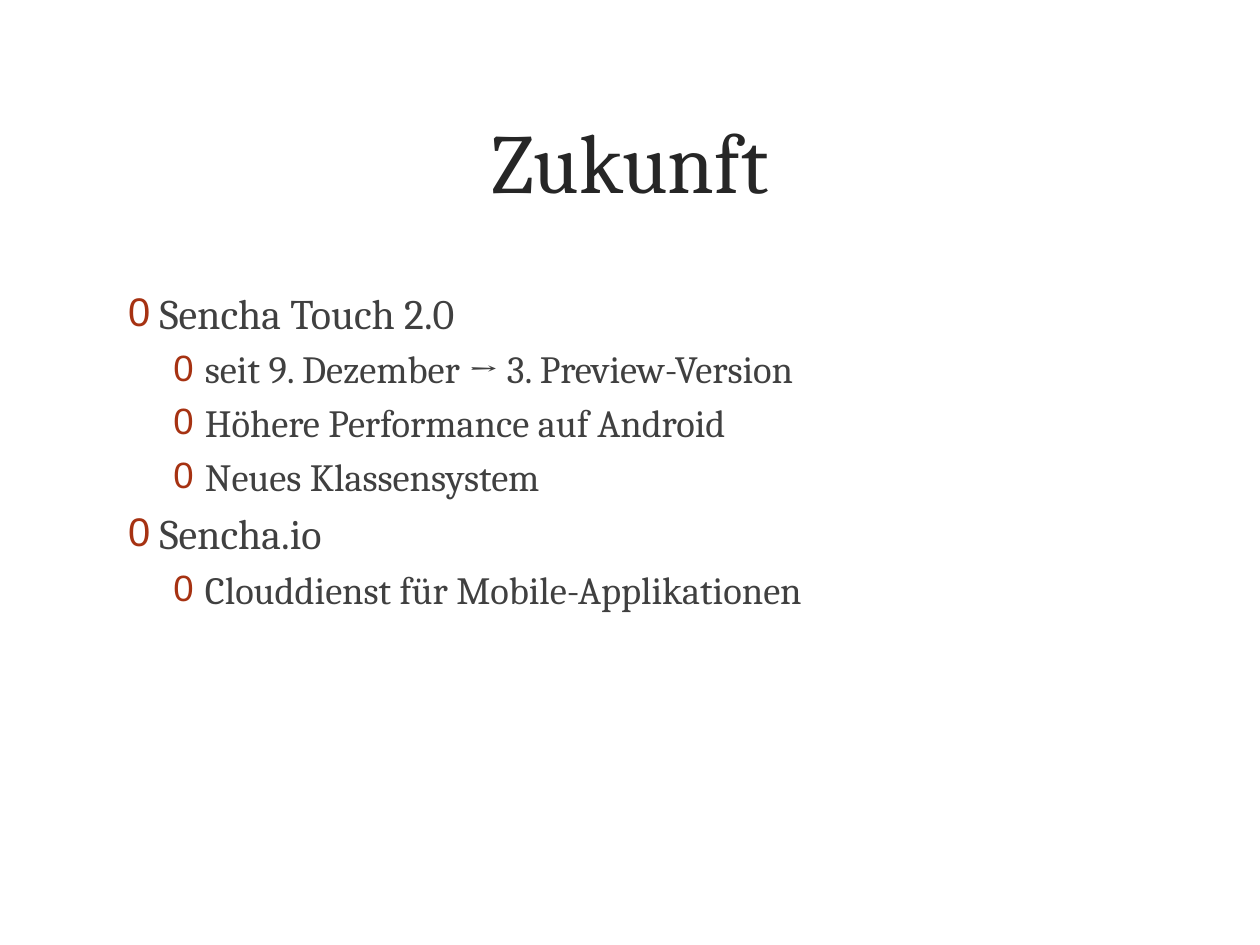
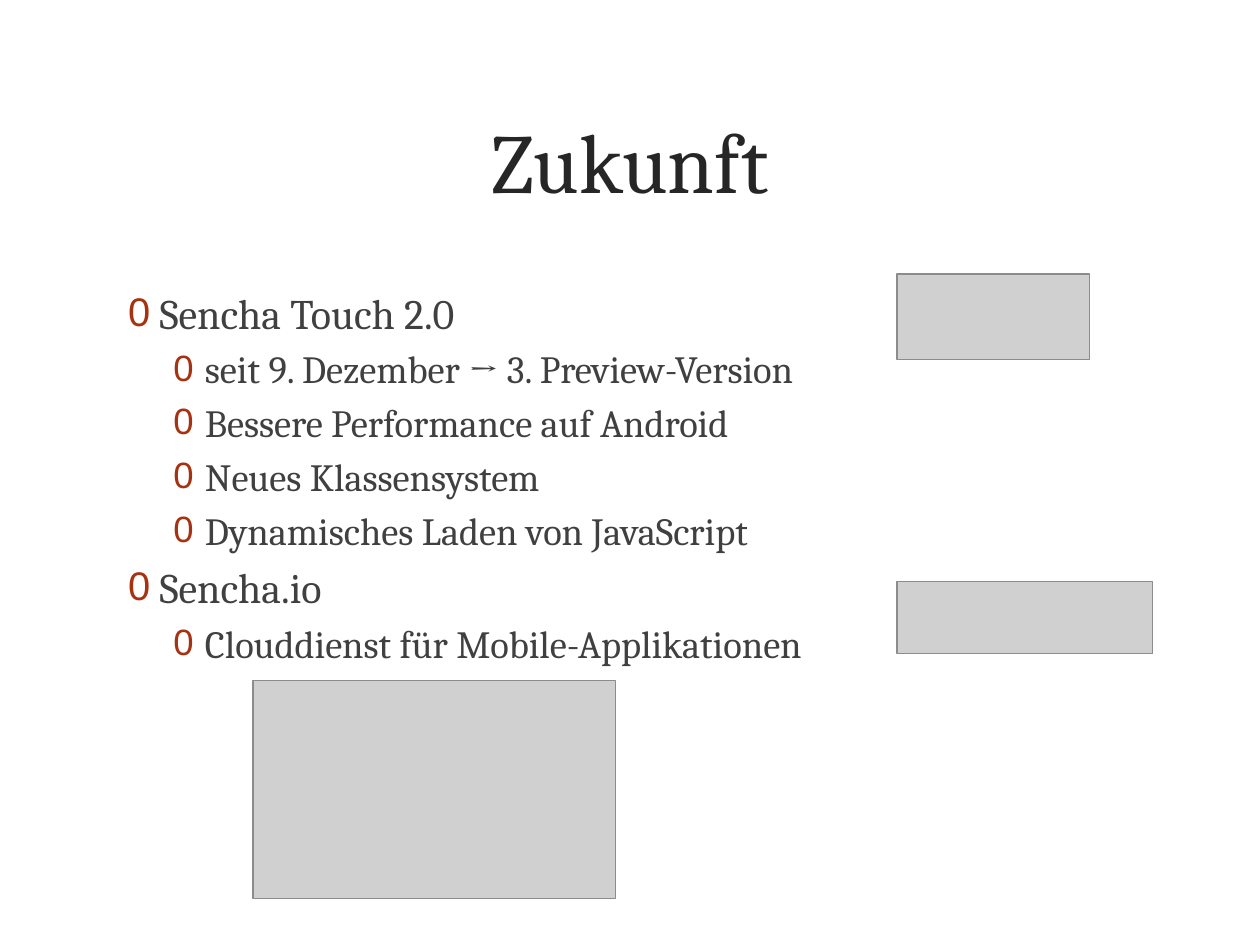
Before and after one commit to metaodi/TrailDevilsXPl-2, a slide deck: slide 13 of _DOCUMENTATION/Presentation/Praesentation-Traildevils-XPl2.pptx. Drawn at 1260x945 pixels with LibreOffice and Linux fonts; fonts in the diff are those of the drawing; grey boxes stand for pictures; background and template pictures are left out. Boxes give left, top, right and bottom in pixels: in the first picture for what was removed or moved away, otherwise in the second. Text is boxed around its words. In the diff, an @@ line names an element or a change of style, - is before the commit and + after.

```diff
--- a/_DOCUMENTATION/Presentation/Praesentation-Traildevils-XPl2.pptx
+++ b/_DOCUMENTATION/Presentation/Praesentation-Traildevils-XPl2.pptx
@@ picture added at (x1=897, y1=275, x2=1090, y2=360) @@
@@ text at (x1=205, y1=409, x2=728, y2=438): text changed @@
-  0 Höhere Performance auf Android
+  0 Bessere Performance auf Android
@@ text at (x1=205, y1=518, x2=748, y2=554): paragraph added @@
+  0 Dynamisches Laden von JavaScript
@@ picture added at (x1=897, y1=582, x2=1153, y2=654) @@
@@ picture added at (x1=253, y1=680, x2=616, y2=898) @@
```
Also in this commit, not shown: 3 other slides changed, 3 slides added, 2 other files.
